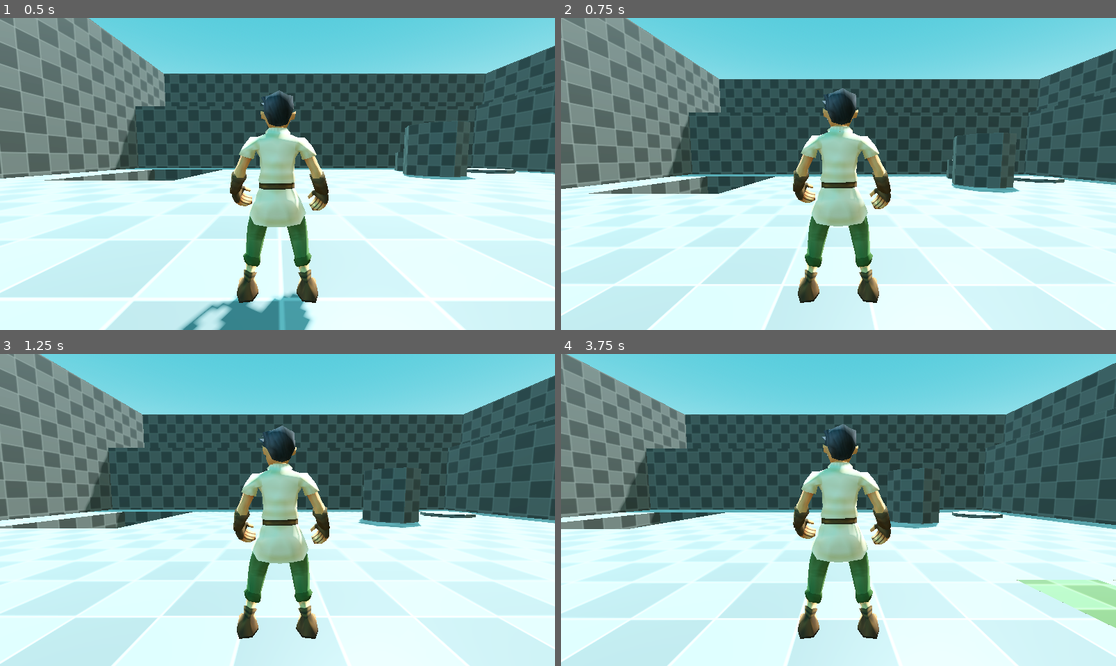
Above: before the commit, frames 1-4 (two rows, left to right).
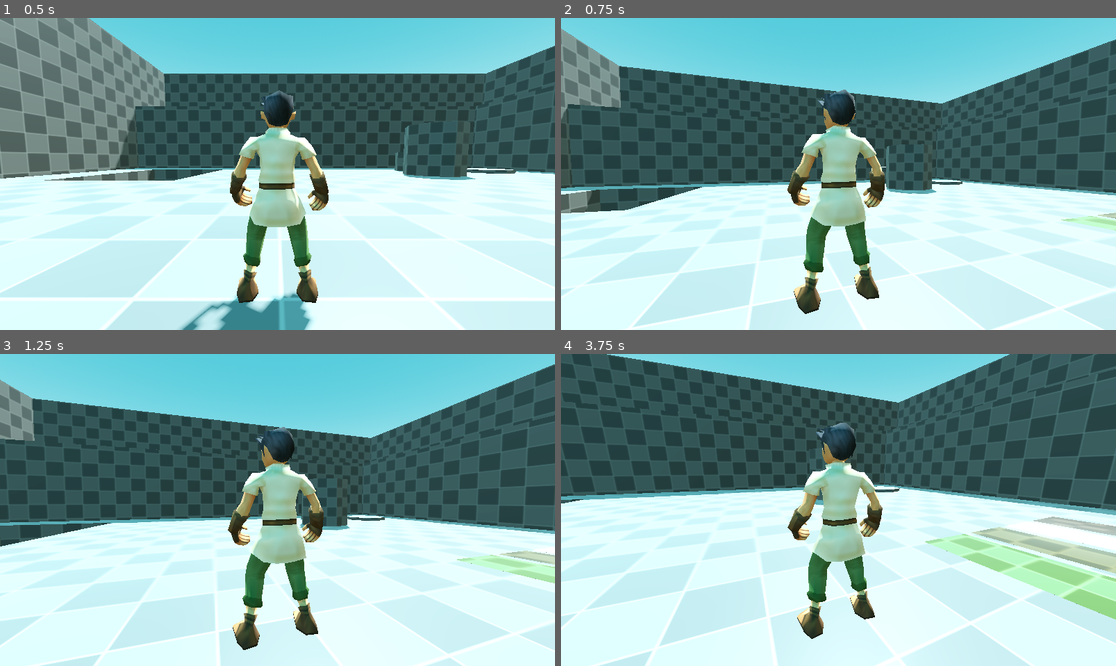
Above: after the commit, the same moments.

Repository: Amoskeag/Mage-Master
Game: Godot game, scene res://scenes/start.tscn
The game is run twice, just before and just after one commit, with the same random seed, the same clock (stepped at 60 frames per second) and the same inputs.
Inputs (mouse positions are in pixels of both pictures, inside the frame that each line leads up to):
- Up to frame 1 (0.5 s): no input
- Up to frame 2 (0.75 s): tap Enter (ui_accept) at 0.5 s; move the mouse to (960, 158) at 0.52 s; hold D (move_right) from 0.53 s (still down); click (960, 158) at 0.67 s
- Up to frame 3 (1.25 s): keep holding D (move_right); tap Enter (ui_accept) at 0.77 s
- Up to frame 4 (3.75 s): move the mouse to (727, 525) at 1.27 s; release D (move_right) at 1.28 s; hold S (move_back) 1.28-2.03 s; click (727, 525) at 1.42 s; tap Enter (ui_accept) at 1.52, 3.02 s; move the mouse to (894, 441) at 2.02 s; hold D (move_right) 2.03-2.78 s; click (894, 441) at 2.17 s; move the mouse to (810, 572) at 2.77 s; hold W (move_forward) 2.78-3.53 s; click (810, 572) at 2.92 s; move the mouse to (1005, 556) at 3.52 s; hold A (move_left) from 3.53 s (still down); click (1005, 556) at 3.67 s

Frame 1 is identical in both runs. In frame 2, 35% of the frame differs, in the area x 0-100%, y 0-100%; in frame 3, 33%; in frame 4, 48%.

Commit message:
Update camera-rig
Created mouse controls for moving the camera rig around the player for 3rd Person Mode. First Person views can come later.

Diff:
--- a/scripts/camera_rig.gd
+++ b/scripts/camera_rig.gd
@@ -2,15 +2,35 @@
 
 @onready var camera: Camera3D = $Camera3D
 @export var turn_rate := 180.0
+@export var mouse_sensitivity := 0.07
+
+#Class Properties
+var mouse_input: Vector2 = Vector2()
+'''
+You can also use Vector2(0, 0) or Vector2.ZERO to initialize the property.
+Vector2() works because both the x and y arguments have a default value of 0,
+so this is equivalent to Vector2(0, 0).
+'''
 
 func _ready() -> void:
 	spring_length = camera.position.z
-
+	Input.mouse_mode = Input.MOUSE_MODE_CAPTURED
 
 #Called every Frame, 'delta' is the elapsed time since the previous frame.
 func _process(delta: float) -> void:
 	var look_input := Input.get_vector("view_right", "view_left", "view_down", "view_up" )
 	look_input = turn_rate * look_input * delta
+	look_input += mouse_input
+	mouse_input = Vector2()
 	rotation_degrees.x += look_input.y
 	rotation_degrees.y += look_input.x
 	rotation_degrees.x = clampf(rotation_degrees.x, -70, 50)
+
+func _input(event: InputEvent) -> void:
+	if event is InputEventMouseMotion:
+		#var mouse_input: Vector2 = event.relative
+		mouse_input = event.relative * -mouse_sensitivity
+	elif event is InputEventKey and event.keycode == KEY_ESCAPE:
+		Input.mouse_mode = Input.MOUSE_MODE_VISIBLE
+	elif event is InputEventMouseButton and event.button_index == MOUSE_BUTTON_LEFT and Input.mouse_mode == Input.MOUSE_MODE_VISIBLE:
+		Input.mouse_mode = Input.MOUSE_MODE_CAPTURED
